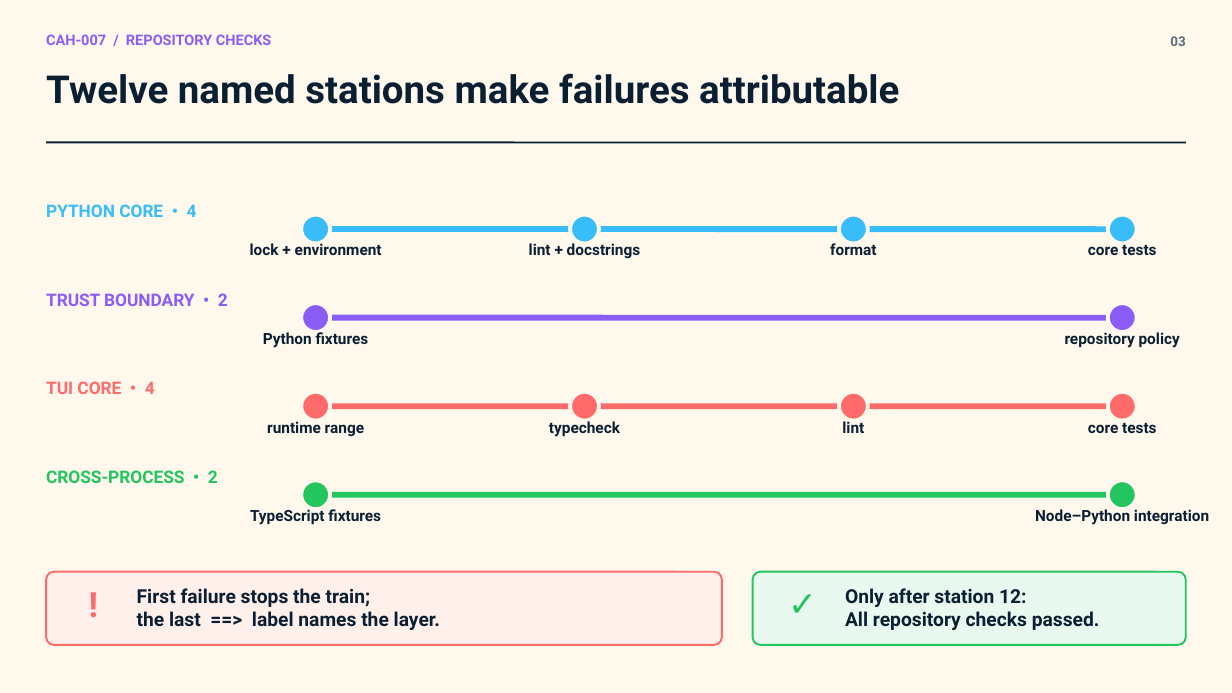
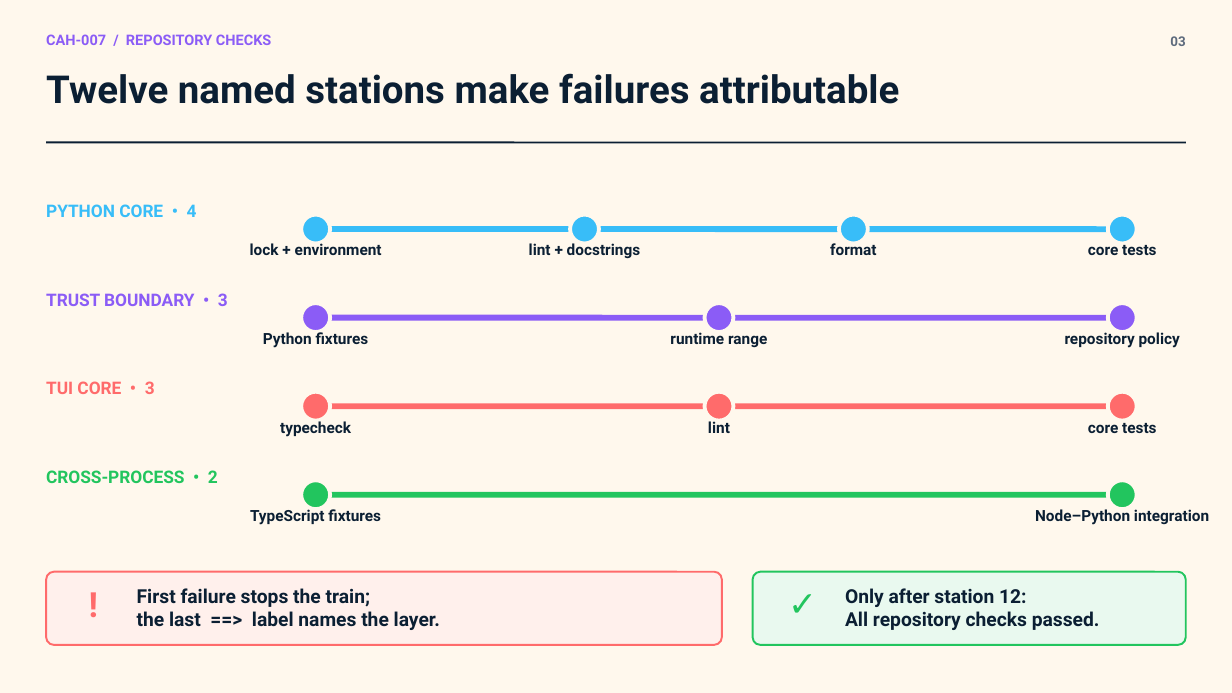
Before and after one commit to jimmie-potts/code-assist-harness, a slide deck: slide 3 of docs/lessons/assets/cah-007-repository-checks.pptx. Drawn at 1232x693 pixels with LibreOffice and Linux fonts; fonts in the diff are those of the drawing. Boxes give left, top, right and bottom in pixels: in the first picture for what was removed or moved away, otherwise in the second. Text is boxed around its words. In the diff, an @@ line names an element or a change of style, - is before the commit and + after.

```diff
--- a/docs/lessons/assets/cah-007-repository-checks.pptx
+++ b/docs/lessons/assets/cah-007-repository-checks.pptx
@@ text at [46,293,228,306]: text changed @@
-TRUST BOUNDARY • 2
+TRUST BOUNDARY • 3
@@ text "runtime range": place and size @@
-text "runtime range" at [267,421,364,436]
+text "runtime range" at [670,332,767,348]
@@ ellipse added at [704,303,733,332], fill #8B5CF6, outline #FFF8ED 3 pt @@
@@ text at [46,381,155,394]: text changed @@
-TUI CORE • 4
+TUI CORE • 3
@@ text "typecheck": place and size @@
-text "typecheck" at [549,421,620,437]
+text "typecheck" at [280,421,351,437]
@@ ellipse removed at [570,392,599,421] @@
@@ text "lint": place and size @@
-text "lint" at [842,421,864,433]
+text "lint" at [708,421,730,433]
@@ ellipse: place and size @@
-ellipse at [839,392,868,421]
+ellipse at [704,392,733,421]
```
Also in this commit, not shown: 2 other slides changed, 9 other files.
